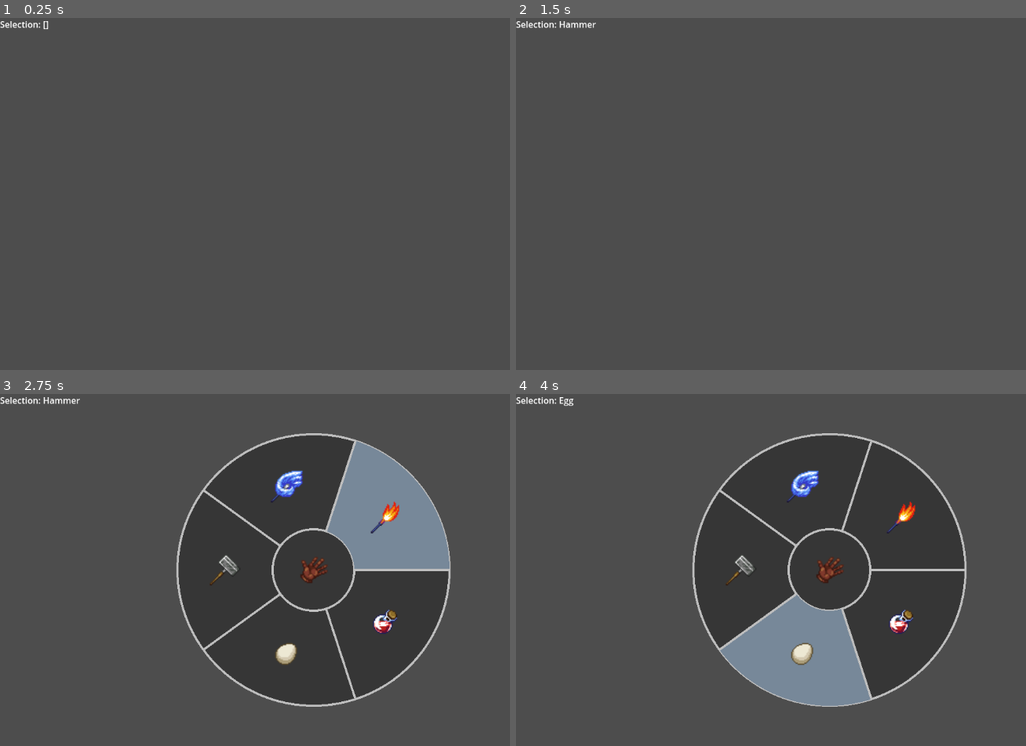
Above: before the commit, frames 1-4 (two rows, left to right).
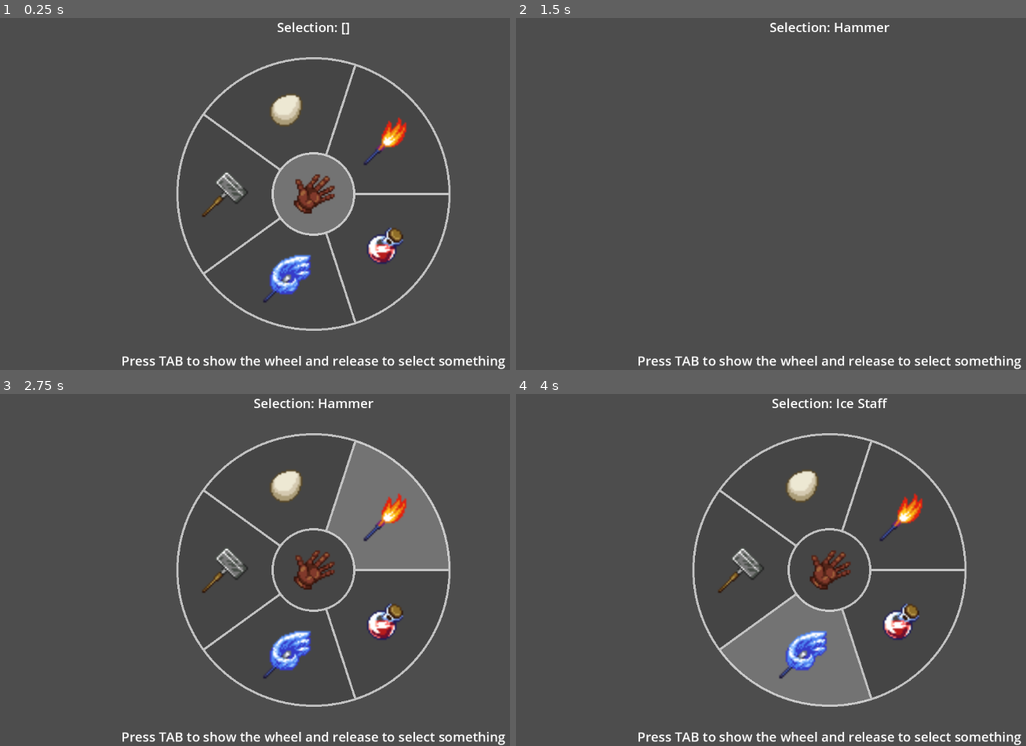
Above: after the commit, the same moments.

Repository: mgjv/godot-ui-selection-wheel
Game: Godot game, scene res://ui.tscn
Two runs of this game, one before a commit and one after it. Both use one fixed random seed, a clock stepped at 60 frames per second and the inputs below.
Inputs (mouse positions are in pixels of both pictures, inside the frame that each line leads up to):
- Up to frame 1 (0.25 s): no input
- Up to frame 2 (1.5 s): tap Enter at 0.5 s; move the mouse to (969, 176) at 0.52 s; hold Tab (tool_select) 0.53-1.28 s; tap Space at 1.25 s; move the mouse to (704, 211) at 1.27 s; tap Tab (tool_select) at 1.35 s
- Up to frame 3 (2.75 s): tap Enter at 2 s; move the mouse to (377, 492) at 2.02 s; hold Tab (tool_select) from 2.03 s (still down)
- Up to frame 4 (4 s): tap Space at 2.75 s; move the mouse to (796, 640) at 2.77 s; release Tab (tool_select) at 2.78 s; tap Tab (tool_select) at 2.85 s; tap Enter at 3.5 s; move the mouse to (1015, 622) at 3.52 s; hold Tab (tool_select) from 3.53 s (still down)

The runs differ from the first frame. In frame 1, 8.4% of the frame differs, in the area x 0-100%, y 0-100%; in frame 2, 1.4%; in frame 3, 9.5%; in frame 4, 9.0%.

Commit message:
slight refactors

Diff:
--- a/project.godot
+++ b/project.godot
@@ -15,6 +15,10 @@
 config/features=PackedStringArray("4.2", "Forward Plus")
 config/icon="res://icon.svg"
 
+[editor_plugins]
+
+enabled=PackedStringArray("res://addons/Todo_Manager/plugin.cfg")
+
 [input]
 
 tool_select={
--- a/ui.gd
+++ b/ui.gd
@@ -5,5 +5,5 @@
 		$Wheel.show()
 	if event.is_action_released("tool_select"):
 		var option = $Wheel.get_option()
-		$Label.text = "Selection: %s" % option.name
+		$Selection.text = "Selection: %s" % option.name
 		$Wheel.hide()
--- a/ui.tscn
+++ b/ui.tscn
@@ -1,15 +1,45 @@
-[gd_scene load_steps=3 format=3 uid="uid://drgv4id4abkvu"]
+[gd_scene load_steps=9 format=3 uid="uid://drgv4id4abkvu"]
 
 [ext_resource type="PackedScene" uid="uid://bcbnibit6jvpk" path="res://wheel.tscn" id="1_21kln"]
 [ext_resource type="Script" path="res://ui.gd" id="1_n8pob"]
+[ext_resource type="Texture2D" uid="uid://da5wtfh81mave" path="res://options/empty_hand.tres" id="3_iqg8d"]
+[ext_resource type="Texture2D" uid="uid://cq673mt6vapb4" path="res://options/fire.tres" id="4_avtqi"]
+[ext_resource type="Texture2D" uid="uid://bfxe3hs4le0re" path="res://options/egg.tres" id="5_bmphn"]
+[ext_resource type="Texture2D" uid="uid://b6eyjinmcvw2m" path="res://options/hammer.tres" id="6_c7eqc"]
+[ext_resource type="Texture2D" uid="uid://f520n8ajnrik" path="res://options/ice.tres" id="7_s4es6"]
+[ext_resource type="Texture2D" uid="uid://cxenihi6ln1pc" path="res://options/potion.tres" id="8_ir651"]
 
 [node name="UI" type="CanvasLayer"]
 script = ExtResource("1_n8pob")
 
-[node name="Label" type="Label" parent="."]
-offset_right = 40.0
+[node name="Selection" type="Label" parent="."]
+anchors_preset = 5
+anchor_left = 0.5
+anchor_right = 0.5
+offset_left = -45.0
+offset_right = 45.0
 offset_bottom = 23.0
+grow_horizontal = 2
+theme_override_font_sizes/font_size = 24
 text = "Selection: []"
 
+[node name="Help Text" type="Label" parent="."]
+anchors_preset = 7
+anchor_left = 0.5
+anchor_top = 1.0
+anchor_right = 0.5
+anchor_bottom = 1.0
+offset_left = -20.0
+offset_top = -23.0
+offset_right = 20.0
+grow_horizontal = 2
+grow_vertical = 0
+theme_override_font_sizes/font_size = 24
+text = "Press TAB to show the wheel and release to select something"
+
 [node name="Wheel" parent="." instance=ExtResource("1_21kln")]
-visible = false
+background_colour = Color(0.272047, 0.272047, 0.272047, 1)
+foreground_colour = Color(0.764511, 0.764511, 0.764511, 1)
+highlight_colour = Color(1, 1, 1, 0.247059)
+option_scale = 3.0
+options = Array[Resource("res://wheel_option.gd")]([ExtResource("3_iqg8d"), ExtResource("4_avtqi"), ExtResource("5_bmphn"), ExtResource("6_c7eqc"), ExtResource("7_s4es6"), ExtResource("8_ir651")])
--- a/wheel.gd
+++ b/wheel.gd
@@ -19,10 +19,23 @@
 ## Colour to use when highlighting selection
 @export var highlight_colour := Color.LIGHT_SLATE_GRAY
 
+
+## By how much the icon of the options should be scaled
+## This allows fine-tuning of the artwork to the wheel size
+## The assumption is that all artwork needs to be scaled the same way
+@export var option_scale := 1.0
+
 ## The options available on the wheel
 @export var options : Array[WheelOption]
 
+
 var selected: int
+
+func _ready():
+	if OS.is_debug_build():
+		for option in options:
+			assert(option != null)
+
 
 func _draw() -> void:
 	# Set up the circles
@@ -67,18 +80,19 @@
 	var radius := (outer_radius + inner_radius)/2.0
 	draw_arc(Vector2.ZERO, radius, start, end, 50, highlight_colour, thickness)
 
-# Just doing this because the artwork I used is small
-const ICON_SCALE = 2.0
 
 func get_option() -> WheelOption:
 	return options[selected]
 
+
 ## Draw a single option at this position.
 ## This implementation uses a AtlasTexture
 func draw_option(option: WheelOption, pos: Vector2) -> void:
-	draw_set_transform(Vector2.ZERO, 0, ICON_SCALE * Vector2.ONE)
-	var bounds := Rect2(pos/ICON_SCALE + WheelOption.SIZE/-2, WheelOption.SIZE)
-	draw_texture_rect_region(option.atlas, bounds, option.region)
+	if not option:
+		return
+
+	draw_set_transform(Vector2.ZERO, 0, option_scale * Vector2.ONE)
+	option.draw(get_canvas_item(), pos/option_scale + WheelOption.SIZE/-2)
 	draw_set_transform(Vector2.ZERO)
 
 
--- a/wheel.tscn
+++ b/wheel.tscn
@@ -1,12 +1,6 @@
-[gd_scene load_steps=8 format=3 uid="uid://bcbnibit6jvpk"]
+[gd_scene load_steps=2 format=3 uid="uid://bcbnibit6jvpk"]
 
 [ext_resource type="Script" path="res://wheel.gd" id="1_tc2qm"]
-[ext_resource type="Texture2D" uid="uid://da5wtfh81mave" path="res://options/empty_hand.tres" id="2_4dsg6"]
-[ext_resource type="Texture2D" uid="uid://cq673mt6vapb4" path="res://options/fire.tres" id="3_x2vlh"]
-[ext_resource type="Texture2D" uid="uid://f520n8ajnrik" path="res://options/ice.tres" id="4_26qpy"]
-[ext_resource type="Texture2D" uid="uid://b6eyjinmcvw2m" path="res://options/hammer.tres" id="5_is2pf"]
-[ext_resource type="Texture2D" uid="uid://bfxe3hs4le0re" path="res://options/egg.tres" id="6_vbk4x"]
-[ext_resource type="Texture2D" uid="uid://cxenihi6ln1pc" path="res://options/potion.tres" id="7_frswe"]
 
 [node name="Wheel" type="Control"]
 layout_mode = 3
@@ -18,5 +12,3 @@
 grow_horizontal = 2
 grow_vertical = 2
 script = ExtResource("1_tc2qm")
-background_colour = Color(0.212305, 0.212305, 0.212305, 1)
-options = Array[Resource("res://wheel_option.gd")]([ExtResource("2_4dsg6"), ExtResource("3_x2vlh"), ExtResource("4_26qpy"), ExtResource("5_is2pf"), ExtResource("6_vbk4x"), ExtResource("7_frswe")])
Not shown, added: addons/Todo_Manager/ColourPicker.gd
Not shown, added: addons/Todo_Manager/Current.gd
Not shown, added: addons/Todo_Manager/Dock.gd
Not shown, added: addons/Todo_Manager/Pattern.gd
Not shown, added: addons/Todo_Manager/Project.gd
Not shown, added: addons/Todo_Manager/UI/ColourPicker.tscn
Not shown, added: addons/Todo_Manager/UI/Dock.tscn
Not shown, added: addons/Todo_Manager/UI/Pattern.tscn
Not shown, added: addons/Todo_Manager/plugin.cfg
Not shown, added: addons/Todo_Manager/plugin.gd
Not shown, added: addons/Todo_Manager/todo.cfg
Not shown, added: addons/Todo_Manager/todoItem_class.gd
(and 1 more such lines)
